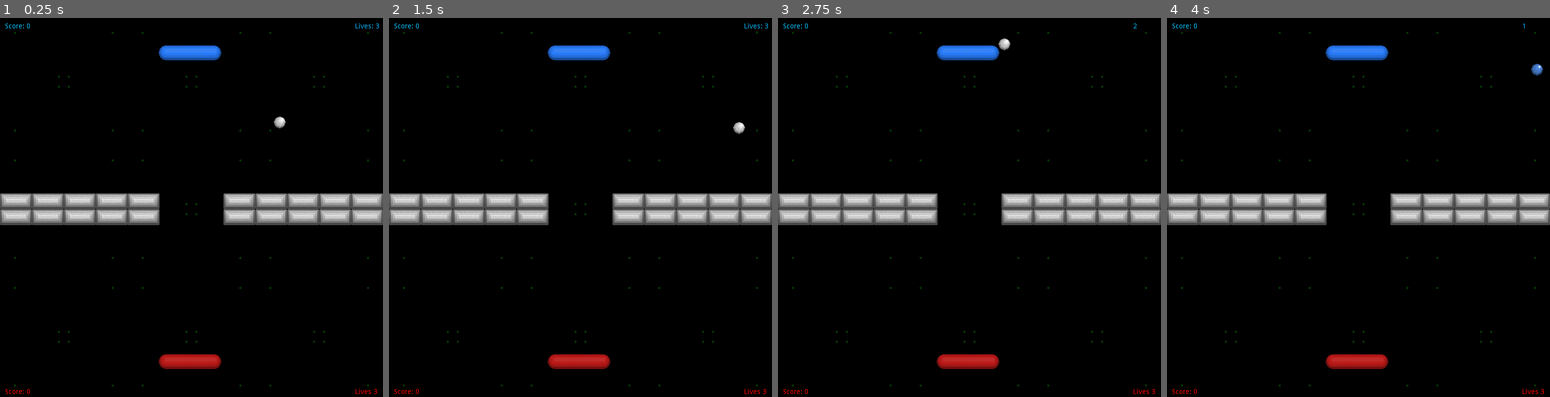
Above: before the commit, frames 1-4 (left to right).
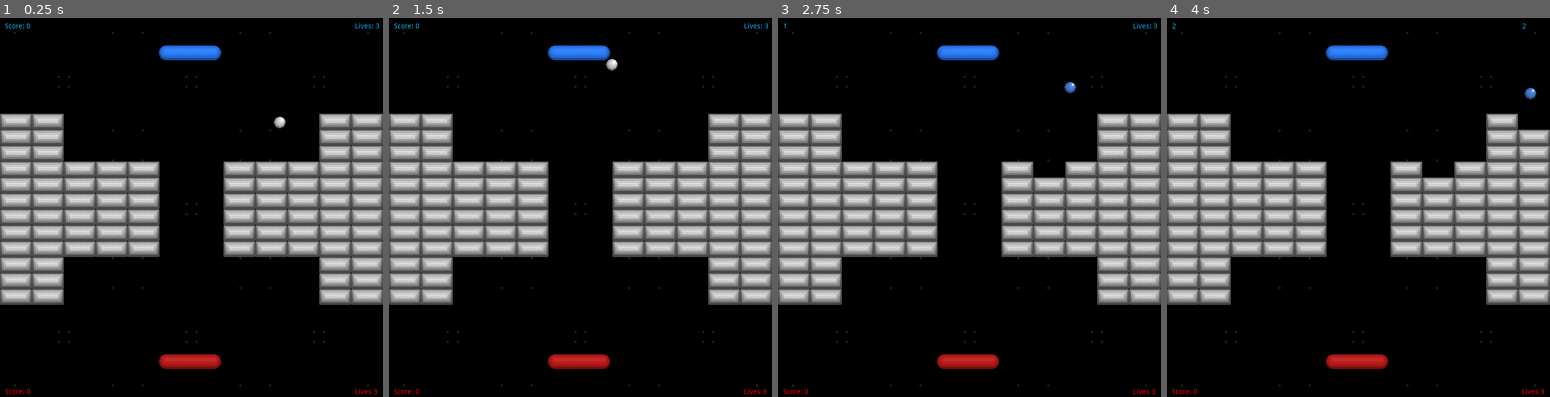
Above: after the commit, the same moments.

Repository: hiniko/BreakoutVs
Game: Godot game, scene res://Scenes/TestArena.tscn
Same seed, same stepped clock (60 frames per second), same inputs: the game is played once before the commit and once after it.
Inputs:
- Up to frame 1 (0.25 s): no input
- Up to frame 2 (1.5 s): no input
- Up to frame 3 (2.75 s): no input
- Up to frame 4 (4 s): no input

The runs differ from the first frame. In frame 1, 22% of the frame differs, in the area x 0-100%, y 25-76%; in frame 2, 22%, in the area x 0-100%, y 10-76%; in frame 3, 22%; in frame 4, 22%.

Commit message:
Added changing ball speed.

Diff:
--- a/BreakoutVs/Scenes/TestArena.tscn
+++ b/BreakoutVs/Scenes/TestArena.tscn
@@ -130,6 +130,198 @@
 [node name="Brick34" parent="Bricks" instance=ExtResource( 1 )]
 position = Vector2( 32, 400 )
 
+[node name="Brick43" parent="Bricks" instance=ExtResource( 1 )]
+position = Vector2( 160, 304 )
+
+[node name="Brick44" parent="Bricks" instance=ExtResource( 1 )]
+position = Vector2( 224, 304 )
+
+[node name="Brick45" parent="Bricks" instance=ExtResource( 1 )]
+position = Vector2( 288, 304 )
+
+[node name="Brick46" parent="Bricks" instance=ExtResource( 1 )]
+position = Vector2( 96, 304 )
+
+[node name="Brick47" parent="Bricks" instance=ExtResource( 1 )]
+position = Vector2( 32, 304 )
+
+[node name="Brick48" parent="Bricks" instance=ExtResource( 1 )]
+position = Vector2( 160, 336 )
+
+[node name="Brick49" parent="Bricks" instance=ExtResource( 1 )]
+position = Vector2( 224, 336 )
+
+[node name="Brick50" parent="Bricks" instance=ExtResource( 1 )]
+position = Vector2( 288, 336 )
+
+[node name="Brick51" parent="Bricks" instance=ExtResource( 1 )]
+position = Vector2( 96, 336 )
+
+[node name="Brick52" parent="Bricks" instance=ExtResource( 1 )]
+position = Vector2( 32, 336 )
+
+[node name="Brick53" parent="Bricks" instance=ExtResource( 1 )]
+position = Vector2( 608, 304 )
+
+[node name="Brick54" parent="Bricks" instance=ExtResource( 1 )]
+position = Vector2( 672, 304 )
+
+[node name="Brick55" parent="Bricks" instance=ExtResource( 1 )]
+position = Vector2( 736, 304 )
+
+[node name="Brick56" parent="Bricks" instance=ExtResource( 1 )]
+position = Vector2( 544, 304 )
+
+[node name="Brick57" parent="Bricks" instance=ExtResource( 1 )]
+position = Vector2( 480, 304 )
+
+[node name="Brick58" parent="Bricks" instance=ExtResource( 1 )]
+position = Vector2( 608, 336 )
+
+[node name="Brick59" parent="Bricks" instance=ExtResource( 1 )]
+position = Vector2( 672, 336 )
+
+[node name="Brick60" parent="Bricks" instance=ExtResource( 1 )]
+position = Vector2( 736, 336 )
+
+[node name="Brick61" parent="Bricks" instance=ExtResource( 1 )]
+position = Vector2( 544, 336 )
+
+[node name="Brick62" parent="Bricks" instance=ExtResource( 1 )]
+position = Vector2( 480, 336 )
+
+[node name="Brick63" parent="Bricks" instance=ExtResource( 1 )]
+position = Vector2( 608, 432 )
+
+[node name="Brick64" parent="Bricks" instance=ExtResource( 1 )]
+position = Vector2( 672, 432 )
+
+[node name="Brick65" parent="Bricks" instance=ExtResource( 1 )]
+position = Vector2( 736, 432 )
+
+[node name="Brick66" parent="Bricks" instance=ExtResource( 1 )]
+position = Vector2( 544, 432 )
+
+[node name="Brick67" parent="Bricks" instance=ExtResource( 1 )]
+position = Vector2( 480, 432 )
+
+[node name="Brick68" parent="Bricks" instance=ExtResource( 1 )]
+position = Vector2( 608, 464 )
+
+[node name="Brick69" parent="Bricks" instance=ExtResource( 1 )]
+position = Vector2( 672, 464 )
+
+[node name="Brick70" parent="Bricks" instance=ExtResource( 1 )]
+position = Vector2( 736, 464 )
+
+[node name="Brick71" parent="Bricks" instance=ExtResource( 1 )]
+position = Vector2( 544, 464 )
+
+[node name="Brick72" parent="Bricks" instance=ExtResource( 1 )]
+position = Vector2( 480, 464 )
+
+[node name="Brick73" parent="Bricks" instance=ExtResource( 1 )]
+position = Vector2( 160, 432 )
+
+[node name="Brick74" parent="Bricks" instance=ExtResource( 1 )]
+position = Vector2( 224, 432 )
+
+[node name="Brick75" parent="Bricks" instance=ExtResource( 1 )]
+position = Vector2( 288, 432 )
+
+[node name="Brick76" parent="Bricks" instance=ExtResource( 1 )]
+position = Vector2( 96, 432 )
+
+[node name="Brick77" parent="Bricks" instance=ExtResource( 1 )]
+position = Vector2( 32, 432 )
+
+[node name="Brick78" parent="Bricks" instance=ExtResource( 1 )]
+position = Vector2( 160, 464 )
+
+[node name="Brick79" parent="Bricks" instance=ExtResource( 1 )]
+position = Vector2( 224, 464 )
+
+[node name="Brick80" parent="Bricks" instance=ExtResource( 1 )]
+position = Vector2( 288, 464 )
+
+[node name="Brick81" parent="Bricks" instance=ExtResource( 1 )]
+position = Vector2( 96, 464 )
+
+[node name="Brick82" parent="Bricks" instance=ExtResource( 1 )]
+position = Vector2( 32, 464 )
+
+[node name="Brick85" parent="Bricks" instance=ExtResource( 1 )]
+position = Vector2( 96, 208 )
+
+[node name="Brick86" parent="Bricks" instance=ExtResource( 1 )]
+position = Vector2( 32, 208 )
+
+[node name="Brick91" parent="Bricks" instance=ExtResource( 1 )]
+position = Vector2( 96, 240 )
+
+[node name="Brick92" parent="Bricks" instance=ExtResource( 1 )]
+position = Vector2( 32, 240 )
+
+[node name="Brick93" parent="Bricks" instance=ExtResource( 1 )]
+position = Vector2( 96, 272 )
+
+[node name="Brick94" parent="Bricks" instance=ExtResource( 1 )]
+position = Vector2( 32, 272 )
+
+[node name="Brick95" parent="Bricks" instance=ExtResource( 1 )]
+position = Vector2( 96, 560 )
+
+[node name="Brick96" parent="Bricks" instance=ExtResource( 1 )]
+position = Vector2( 32, 560 )
+
+[node name="Brick99" parent="Bricks" instance=ExtResource( 1 )]
+position = Vector2( 96, 496 )
+
+[node name="Brick100" parent="Bricks" instance=ExtResource( 1 )]
+position = Vector2( 32, 496 )
+
+[node name="Brick101" parent="Bricks" instance=ExtResource( 1 )]
+position = Vector2( 96, 528 )
+
+[node name="Brick102" parent="Bricks" instance=ExtResource( 1 )]
+position = Vector2( 32, 528 )
+
+[node name="Brick107" parent="Bricks" instance=ExtResource( 1 )]
+position = Vector2( 736, 560 )
+
+[node name="Brick108" parent="Bricks" instance=ExtResource( 1 )]
+position = Vector2( 672, 560 )
+
+[node name="Brick111" parent="Bricks" instance=ExtResource( 1 )]
+position = Vector2( 736, 496 )
+
+[node name="Brick112" parent="Bricks" instance=ExtResource( 1 )]
+position = Vector2( 672, 496 )
+
+[node name="Brick113" parent="Bricks" instance=ExtResource( 1 )]
+position = Vector2( 736, 528 )
+
+[node name="Brick114" parent="Bricks" instance=ExtResource( 1 )]
+position = Vector2( 672, 528 )
+
+[node name="Brick121" parent="Bricks" instance=ExtResource( 1 )]
+position = Vector2( 736, 208 )
+
+[node name="Brick122" parent="Bricks" instance=ExtResource( 1 )]
+position = Vector2( 672, 208 )
+
+[node name="Brick127" parent="Bricks" instance=ExtResource( 1 )]
+position = Vector2( 736, 240 )
+
+[node name="Brick128" parent="Bricks" instance=ExtResource( 1 )]
+position = Vector2( 672, 240 )
+
+[node name="Brick129" parent="Bricks" instance=ExtResource( 1 )]
+position = Vector2( 736, 272 )
+
+[node name="Brick130" parent="Bricks" instance=ExtResource( 1 )]
+position = Vector2( 672, 272 )
+
 [node name="Brick31" parent="Bricks" instance=ExtResource( 1 )]
 position = Vector2( 608, 368 )
 
@@ -165,6 +357,7 @@
 [node name="Ball" parent="Balls" instance=ExtResource( 2 )]
 position = Vector2( 511.46, 160 )
 collision/safe_margin = 0.08
+ballSpeedup = 0.01
 
 [node name="Walls" type="Node" parent="."]
 
--- a/BreakoutVs/Src/Ball.gd
+++ b/BreakoutVs/Src/Ball.gd
@@ -3,11 +3,15 @@
 class_name Ball
 
 enum BallOwner { Neutral, Red, Blue }
+
 var lastTouch = BallOwner.Neutral
+export var ballSpeedup = .001
+var bricksBroke = 0
 
 onready var sprite = get_node("./Sprite")
 
 var velocity = Vector2(200,200)
+export var maxSpeed = 500
 # Called when the node enters the scene tree for the first time.
 func _ready():
 	add_to_group("balls")
@@ -32,6 +36,11 @@
 		if(collisionInfo.collider.is_in_group("bricks")):
 			if(lastTouch != BallOwner.Neutral):
 				collisionInfo.collider.destroy_brick(lastTouch)
+				print(velocity.length())
+				if(velocity.length() < maxSpeed):
+					bricksBroke += 1
+					velocity += velocity * (bricksBroke * ballSpeedup)
+
 
 		if(collisionInfo.collider.name == "bottomWall"):
 			GameSignals.emit_signal("lifeLost", collisionInfo.collider.name)
--- a/BreakoutVs/project.godot
+++ b/BreakoutVs/project.godot
@@ -37,7 +37,7 @@
 [autoload]
 
 GameState="*res://Src/GameState.gd"
-GameSignals="*res://Src/Signals.gd"
+GameSignals="*res://Src/GameSignals.gd"
 
 [display]
 
Renamed: BreakoutVs/Src/signals.gd -> BreakoutVs/Src/GameSignals.gd
Not shown, changed: .gitignore
